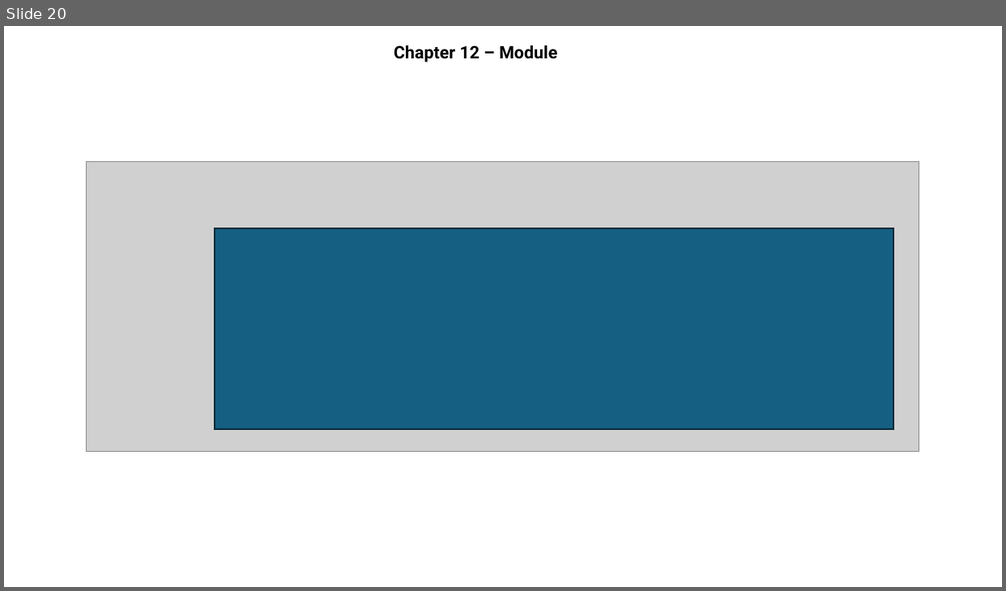
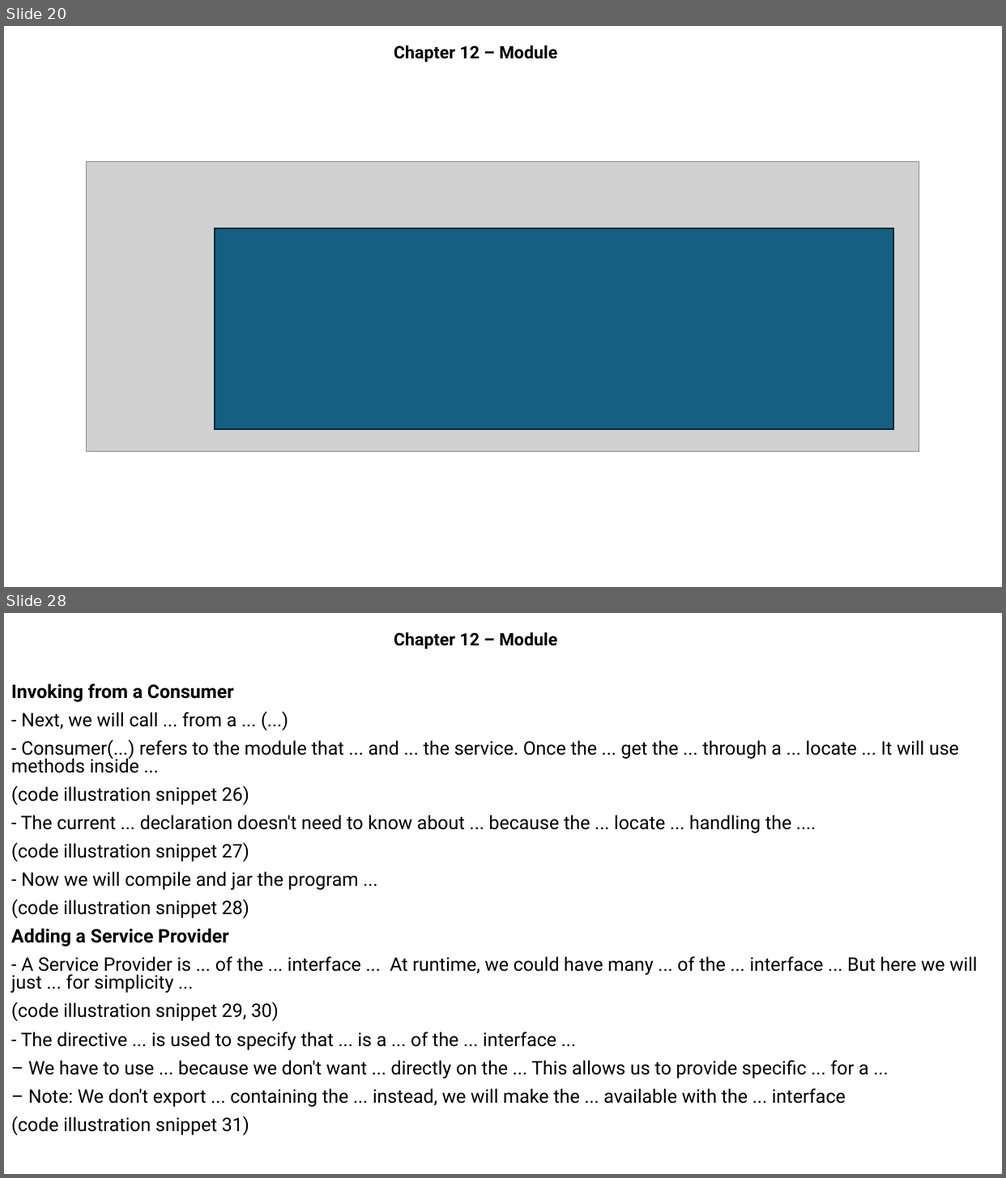
Before and after one commit to MaiDinhVinh/CS-Java, a slide deck: OCP17/Chapter 12 - Modules.pptx. Shown one above the other, each under a label of ours: slide 20 before the commit, slides 20 and 28 after it; the slides between them are not shown. The pictures are 1006x591 and 1006x1178 pixels, drawn with LibreOffice and Linux fonts; fonts in the diff are those of the drawing; grey boxes stand for pictures. Boxes give left, top, right and bottom in pixels: in the first picture for what was removed or moved away, otherwise in the second. Text is boxed around its words. In the diff, an @@ line names an element or a change of style, - is before the commit and + after.

```diff
--- a/OCP17/Chapter 12 - Modules.pptx
+++ b/OCP17/Chapter 12 - Modules.pptx
@@ slide 28 added at (x1=4, y1=613, x2=1002, y2=1174), background #FFFFFF @@
@@ subtitle added at (x1=394, y1=632, x2=557, y2=649), 16.6 pt, text #000000, bold @@
+Chapter 12 – Module
@@ text added at (x1=11, y1=683, x2=977, y2=1135), 18 pt, text #000000 @@
+Invoking from a Consumer
+- Next, we will call ... from a ... (...)
+- Consumer(...) refers to the module that ... and ... the service. Once the ... get the ... through a ... locate ... It will use methods inside ...
+(code illustration snippet 26)
+- The current ... declaration doesn't need to know about ... because the ... locate ... handling the ....
+(code illustration snippet 27)
+- Now we will compile and jar the program ...
+(code illustration snippet 28)
+Adding a Service Provider
+- A Service Provider is ... of the ... interface ... At runtime, we could have many ... of the ... interface ... But here we will just ... for simplicity ...
+(code illustration snippet 29, 30)
+- The directive ... is used to specify that ... is a ... of the ... interface ...
+– We have to use ... because we don't want ... directly on the ... This allows us to provide specific ... for a ...
+– Note: We don't export ... containing the ... instead, we will make the ... available with the ... interface
+(code illustration snippet 31)
```
Also in this commit, not shown: 32 other slides added.
